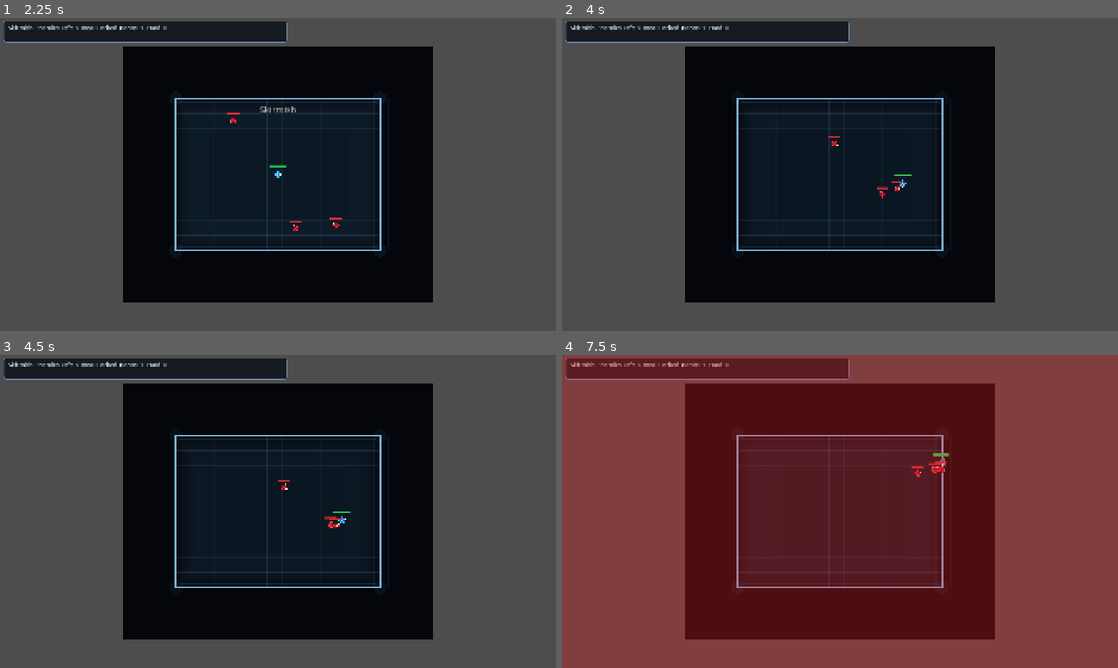
Above: before the commit, frames 1-4 (two rows, left to right).
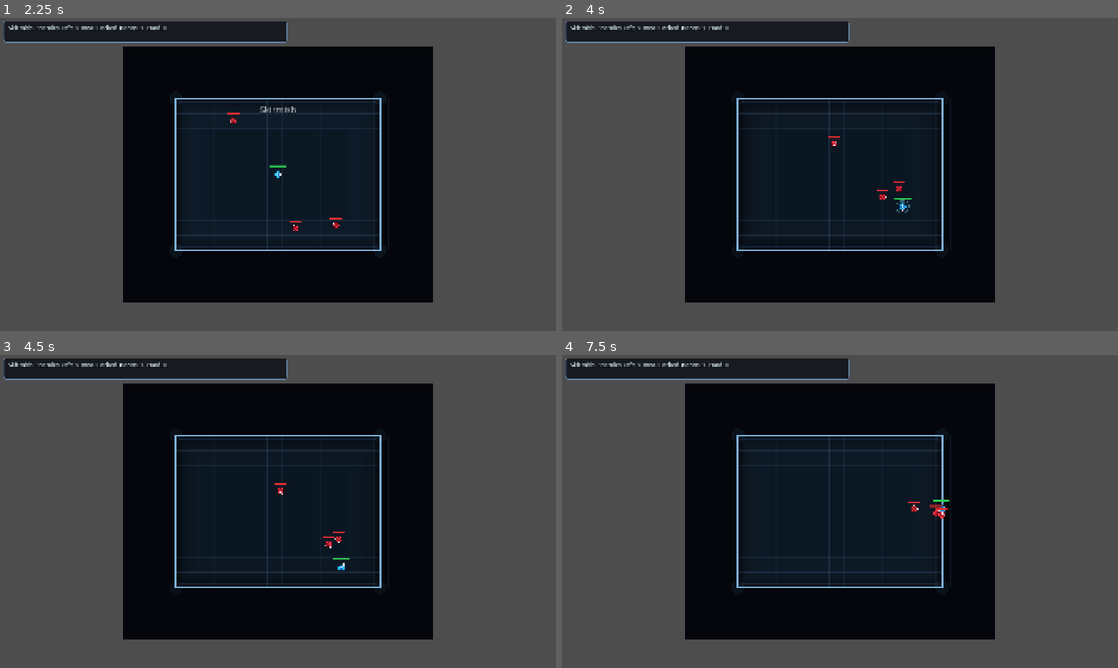
Above: after the commit, the same moments.

Repository: Excellund/AbyssalDescent
Game: Godot game, scene res://scenes/Main.tscn
Same seed, same stepped clock (60 frames per second), same inputs: the game is played once before the commit and once after it.
Inputs (mouse positions are in pixels of both pictures, inside the frame that each line leads up to):
- Up to frame 1 (2.25 s): tap A (move_left) at 0.5, 1.25, 2 s; move the mouse to (250, 237) at 0.52 s; hold W (move_up) 0.53-2.03 s; click (250, 237) at 0.6 s; tap Space (dash) at 0.8, 1.35 s; move the mouse to (444, 221) at 1.27 s; click (444, 221) at 1.55 s; move the mouse to (111, 127) at 2.02 s; hold A (move_left) from 2.03 s (still down); click (111, 127) at 2.1 s
- Up to frame 2 (4 s): tap Space (dash) at 2.3, 2.85, 3.8 s; move the mouse to (867, 174) at 2.77 s; click (867, 174) at 3.05 s; move the mouse to (756, 96) at 3.52 s; release A (move_left) at 3.53 s; hold S (move_down) from 3.53 s (still down); tap E (interact) at 3.6 s
- Up to frame 3 (4.5 s): move the mouse to (400, 495) at 4.27 s; release S (move_down) at 4.28 s; hold D (move_right) from 4.28 s (still down); click (400, 495) at 4.35 s
- Up to frame 4 (7.5 s): move the mouse to (728, 527) at 5.02 s; release D (move_right) at 5.03 s; hold W (move_up) 5.03-5.78 s; tap Space (dash) at 5.1, 6.6 s; move the mouse to (895, 442) at 5.77 s; hold D (move_right) from 5.78 s (still down); click (895, 442) at 5.85 s; move the mouse to (812, 574) at 6.52 s; move the mouse to (1006, 558) at 7.27 s; tap E (interact) at 7.35 s

Frame 1 is identical in both runs. In frame 2, 0.2% of the frame differs, in the area x 47-63%, y 38-63%; in frame 3, 0.2%; in frame 4, 100%, in the area x 0-100%, y 0-100%.

Commit message:
Add shielder slam, dash phasing & enemy clamping

Diff:
--- a/scripts/enemy_chaser.gd
+++ b/scripts/enemy_chaser.gd
@@ -40,7 +40,7 @@
 	if global_position.distance_to(target.global_position) > attack_range:
 		return
 
-	target.call("take_damage", attack_damage)
+	target.call("take_damage", attack_damage, {"source": "enemy_contact"})
 	attack_cooldown_left = attack_interval
 	attack_anim_time_left = attack_anim_duration
 	queue_redraw()
--- a/scripts/enemy_shielder.gd
+++ b/scripts/enemy_shielder.gd
@@ -1,21 +1,39 @@
 extends "res://scripts/enemy_base.gd"
 
-@export var move_speed: float = 64.0
-@export var acceleration: float = 700.0
-@export var deceleration: float = 1200.0
-@export var preferred_distance: float = 130.0
-@export var distance_tolerance: float = 35.0
-@export var attack_range: float = 45.0
-@export var attack_damage: int = 8
-@export var attack_interval: float = 1.2
-@export var shield_damage_reduction: float = 0.75
+const SLAM_STATE_IDLE := 0
+const SLAM_STATE_WINDUP := 1
+const SLAM_STATE_THUMP := 2
+const SLAM_STATE_RECOVER := 3
+
+@export var move_speed: float = 46.0
+@export var acceleration: float = 560.0
+@export var deceleration: float = 900.0
+@export var preferred_distance: float = 54.0
+@export var distance_tolerance: float = 10.0
+@export var attack_range: float = 31.0
+@export var attack_damage: int = 14
+@export var attack_interval: float = 1.05
+@export var slam_trigger_range: float = 220.0
+@export var slam_windup_time: float = 0.7
+@export var slam_thump_time: float = 0.28
+@export var slam_recover_time: float = 0.65
+@export var slam_cooldown: float = 3.4
+@export var slam_damage: int = 34
+@export var slam_radius: float = 92.0
+@export var shield_damage_reduction: float = 0.8
 @export var shield_protection_angle_degrees: float = 60.0
 @export var shield_reaim_interval: float = 0.9
 @export var shield_turn_speed: float = 0.08
 @export var shield_attack_reaim_blend: float = 0.45
-@export var shield_max_health: int = 65
+@export var shield_max_health: int = 108
+@export var body_size_scale: float = 1.22
 
 var attack_cooldown_left: float = 0.0
+var slam_cooldown_left: float = 0.0
+var slam_state: int = SLAM_STATE_IDLE
+var slam_state_time_left: float = 0.0
+var slam_direction: Vector2 = Vector2.LEFT
+var slam_hit_applied: bool = false
 var shield_facing: Vector2 = Vector2.LEFT
 var shield_target_facing: Vector2 = Vector2.LEFT
 var shield_reaim_left: float = 0.0
@@ -23,6 +41,12 @@
 func _ready() -> void:
 	max_health = shield_max_health
 	super._ready()
+	for child in get_children():
+		if child is CollisionShape2D:
+			var shape_node := child as CollisionShape2D
+			if shape_node.shape is CircleShape2D:
+				(shape_node.shape as CircleShape2D).radius = 13.0 * body_size_scale
+				break
 	if is_instance_valid(target):
 		var to_target := target.global_position - global_position
 		if to_target.length_squared() > 0.000001:
@@ -31,17 +55,34 @@
 
 func _process_behavior(delta: float) -> void:
 	_update_attack_cooldown(delta)
+	_update_slam_cooldown(delta)
 	_update_shield_reaim(delta)
 	_update_shield_facing(delta)
+
+	if slam_state == SLAM_STATE_WINDUP:
+		_process_slam_windup(delta)
+		return
+	if slam_state == SLAM_STATE_THUMP:
+		_process_slam_thump(delta)
+		return
+	if slam_state == SLAM_STATE_RECOVER:
+		_process_slam_recover(delta)
+		return
+
 	var desired_velocity := _get_desired_velocity()
 	var move_rate := acceleration if desired_velocity != Vector2.ZERO else deceleration
 	velocity = velocity.move_toward(desired_velocity, move_rate * delta)
 	move_and_slide()
+	_try_start_slam()
 	_try_attack_target()
 
 func _update_attack_cooldown(delta: float) -> void:
 	if attack_cooldown_left > 0.0:
 		attack_cooldown_left = maxf(0.0, attack_cooldown_left - delta)
+
+func _update_slam_cooldown(delta: float) -> void:
+	if slam_cooldown_left > 0.0:
+		slam_cooldown_left = maxf(0.0, slam_cooldown_left - delta)
 
 func _update_shield_reaim(delta: float) -> void:
 	if shield_reaim_left > 0.0:
@@ -77,6 +118,8 @@
 func _try_attack_target() -> void:
 	if not is_instance_valid(target):
 		return
+	if slam_state != SLAM_STATE_IDLE:
+		return
 	if attack_cooldown_left > 0.0:
 		return
 	if not target.has_method("take_damage"):
@@ -90,10 +133,80 @@
 		shield_target_facing = shield_facing.slerp(to_target.normalized(), clampf(shield_attack_reaim_blend, 0.0, 1.0))
 		shield_reaim_left = maxf(shield_reaim_left, shield_reaim_interval * 0.6)
 
-	target.call("take_damage", attack_damage)
+	target.call("take_damage", attack_damage, {"source": "enemy_contact"})
 	attack_cooldown_left = attack_interval
 	attack_anim_time_left = attack_anim_duration
 	queue_redraw()
+
+func _try_start_slam() -> void:
+	if not is_instance_valid(target):
+		return
+	if slam_state != SLAM_STATE_IDLE:
+		return
+	if slam_cooldown_left > 0.0:
+		return
+	var to_target := target.global_position - global_position
+	var target_distance := to_target.length()
+	if target_distance > slam_trigger_range:
+		return
+	if target_distance <= attack_range + 10.0:
+		return
+	if to_target.length_squared() <= 0.000001:
+		return
+	slam_direction = to_target.normalized()
+	slam_state = SLAM_STATE_WINDUP
+	slam_state_time_left = slam_windup_time
+	slam_hit_applied = false
+	velocity = Vector2.ZERO
+	visual_facing_direction = slam_direction
+	shield_target_facing = slam_direction
+	queue_redraw()
+
+func _process_slam_windup(delta: float) -> void:
+	velocity = velocity.move_toward(Vector2.ZERO, deceleration * delta)
+	move_and_slide()
+	if is_instance_valid(target):
+		var to_target := target.global_position - global_position
+		if to_target.length_squared() > 0.000001:
+			slam_direction = to_target.normalized()
+			visual_facing_direction = slam_direction
+			shield_target_facing = slam_direction
+	slam_state_time_left = maxf(0.0, slam_state_time_left - delta)
+	queue_redraw()
+	if slam_state_time_left <= 0.0:
+		slam_state = SLAM_STATE_THUMP
+		slam_state_time_left = slam_thump_time
+		slam_hit_applied = false
+		attack_anim_time_left = attack_anim_duration
+
+func _process_slam_thump(delta: float) -> void:
+	velocity = velocity.move_toward(Vector2.ZERO, deceleration * delta)
+	move_and_slide()
+	_try_apply_slam_aoe_hit()
+	slam_state_time_left = maxf(0.0, slam_state_time_left - delta)
+	queue_redraw()
+	if slam_state_time_left <= 0.0:
+		slam_state = SLAM_STATE_RECOVER
+		slam_state_time_left = slam_recover_time
+		slam_cooldown_left = slam_cooldown
+
+func _process_slam_recover(delta: float) -> void:
+	velocity = velocity.move_toward(Vector2.ZERO, deceleration * delta)
+	move_and_slide()
+	slam_state_time_left = maxf(0.0, slam_state_time_left - delta)
+	if slam_state_time_left <= 0.0:
+		slam_state = SLAM_STATE_IDLE
+
+func _try_apply_slam_aoe_hit() -> void:
+	if slam_hit_applied:
+		return
+	if not is_instance_valid(target):
+		return
+	if not target.has_method("take_damage"):
+		return
+	if global_position.distance_to(target.global_position) <= slam_radius:
+		target.call("take_damage", slam_damage, {"source": "enemy_ability", "ability": "shielder_slam"})
+		slam_hit_applied = true
 
 func take_damage(amount: int, damage_context: Dictionary = {}) -> void:
 	if amount <= 0:
@@ -124,24 +237,52 @@
 
 func _draw() -> void:
 	var attack_pulse := _get_attack_pulse()
-	var body_radius := 13.0 + attack_pulse
+	var body_radius := 13.0 * body_size_scale + attack_pulse
 	var body_color := Color(0.96, 0.68, 0.26, 0.9)
 	var core_color := Color(1.0, 0.82, 0.48, 0.8)
+	if slam_state == SLAM_STATE_WINDUP:
+		body_color = Color(1.0, 0.74, 0.3, 1.0)
+	if slam_state == SLAM_STATE_THUMP:
+		body_color = Color(1.0, 0.82, 0.38, 1.0)
+		core_color = Color(1.0, 0.9, 0.56, 0.9)
 	_draw_common_body(body_radius, body_color, core_color, visual_facing_direction)
 
+	if slam_state == SLAM_STATE_WINDUP:
+		var windup_t := 1.0 - (slam_state_time_left / slam_windup_time) if slam_windup_time > 0.0 else 1.0
+		var warning_alpha := 0.28 + windup_t * 0.45
+		draw_circle(Vector2.ZERO, slam_radius, Color(1.0, 0.44, 0.2, warning_alpha * 0.18))
+		draw_arc(Vector2.ZERO, slam_radius, 0.0, TAU, 52, Color(1.0, 0.8, 0.38, warning_alpha), 3.0)
+	if slam_state == SLAM_STATE_THUMP:
+		var thump_t := 1.0 - (slam_state_time_left / slam_thump_time) if slam_thump_time > 0.0 else 1.0
+		var shock_radius := lerpf(body_radius + 6.0, slam_radius, clampf(thump_t, 0.0, 1.0))
+		draw_circle(Vector2.ZERO, shock_radius, Color(1.0, 0.62, 0.28, 0.16))
+		draw_arc(Vector2.ZERO, shock_radius, 0.0, TAU, 52, Color(1.0, 0.9, 0.58, 0.84), 4.0)
+
+	if not _is_finite_vec2(shield_facing) or shield_facing.length_squared() <= 0.000001:
+		shield_facing = Vector2.LEFT
+
 	# Draw shield
-	var shield_arm := shield_facing * (body_radius + 12.0)
-	var shield_perp := Vector2(-shield_facing.y, shield_facing.x)
-	var shield_width := 16.0
+	var facing := shield_facing.normalized()
+	var shield_arm := facing * (body_radius + 14.0 * body_size_scale)
+	var shield_perp := Vector2(-facing.y, facing.x)
+	var shield_width := 18.0 * body_size_scale
+	var shield_left := shield_arm + shield_perp * (shield_width * 0.5)
+	var shield_right := shield_arm - shield_perp * (shield_width * 0.5)
 	var shield_points := PackedVector2Array([
 		shield_arm,
-		shield_arm + shield_perp * (shield_width * 0.5),
-		shield_arm - shield_perp * (shield_width * 0.5)
+		shield_left,
+		shield_right
 	])
-	draw_colored_polygon(shield_points, Color(0.96, 0.74, 0.34, 0.86))
+	if _is_finite_vec2(shield_arm) and _is_finite_vec2(shield_left) and _is_finite_vec2(shield_right):
+		var tri_area := absf((shield_left - shield_arm).cross(shield_right - shield_arm))
+		if tri_area > 0.001:
+			draw_colored_polygon(shield_points, Color(0.96, 0.74, 0.34, 0.86))
 
 	# Shield outline
 	var shield_outline_color := Color(1.0, 0.88, 0.6, 0.7)
-	draw_line(shield_arm + shield_perp * (shield_width * 0.5), shield_arm - shield_perp * (shield_width * 0.5), shield_outline_color, 1.4)
-	draw_line(shield_arm, shield_arm + shield_perp * (shield_width * 0.5), shield_outline_color, 1.4)
-	draw_line(shield_arm, shield_arm - shield_perp * (shield_width * 0.5), shield_outline_color, 1.4)
+	draw_line(shield_left, shield_right, shield_outline_color, 1.4)
+	draw_line(shield_arm, shield_left, shield_outline_color, 1.4)
+	draw_line(shield_arm, shield_right, shield_outline_color, 1.4)
+
+func _is_finite_vec2(v: Vector2) -> bool:
+	return is_finite(v.x) and is_finite(v.y)
--- a/scripts/player.gd
+++ b/scripts/player.gd
@@ -14,6 +14,8 @@
 @export var dash_speed: float = 600.0
 @export var dash_duration: float = 0.12
 @export var dash_cooldown: float = 0.35
+@export var dash_phase_release_duration: float = 0.1
+@export var dash_overlap_clearance_duration: float = 0.08
 @export var max_health: int = 100
 @export var attack_damage: int = 20
 @export var attack_range: float = 74.0
@@ -36,6 +38,12 @@
 var attack_lock_time_left: float = 0.0
 var attack_lock_direction: Vector2 = Vector2.RIGHT
 var attack_combo_counter: int = 0
+var dash_phasing_active: bool = false
+var dash_phase_release_left: float = 0.0
+var dash_enemy_exceptions: Dictionary = {}
+var body_radius_cache: float = 14.0
+var queued_attack_after_dash: bool = false
+var queued_attack_direction: Vector2 = Vector2.RIGHT
 var iron_skin_armor: int = 0
 var iron_skin_stacks: int = 0
 var reward_razor_wind: bool = false
@@ -54,6 +62,7 @@
 
 func _ready() -> void:
 	died.connect(_restart_current_scene)
+	body_radius_cache = _get_body_radius_for(self, 14.0)
 	upgrade_system = UPGRADE_SYSTEM_SCRIPT.new()
 	add_child(upgrade_system)
 	upgrade_system.initialize(self, null, null)
@@ -68,12 +77,13 @@
 	var direction := _read_movement_direction()
 	_update_last_move_direction(direction)
 	_update_dash_cooldown(delta)
+	_update_dash_phase_state(delta)
 	_update_attack_cooldown(delta)
 	_update_attack_lock(delta)
 	_update_attack_animation(delta)
 	_update_visual_facing_direction()
 	_try_start_dash(direction)
-	_try_attack()
+	_try_attack_input()
 
 	if _is_attack_locked():
 		velocity = Vector2.ZERO
@@ -83,6 +93,12 @@
 	if _process_active_dash(delta):
 		return
 
+	_try_consume_queued_attack()
+	if _is_attack_locked():
+		velocity = Vector2.ZERO
+		move_and_slide()
+		return
+
 	_update_ground_movement(direction, delta)
 	move_and_slide()
 
@@ -112,18 +128,41 @@
 	dash_direction = direction if direction != Vector2.ZERO else last_move_direction
 	dash_time_left = dash_duration
 	dash_cooldown_left = dash_cooldown
-
-func _try_attack() -> void:
+	dash_phase_release_left = maxf(dash_phase_release_left, dash_phase_release_duration)
+	_set_dash_phasing(true)
+
+func _try_attack_input() -> void:
 	if not Input.is_action_just_pressed("attack"):
 		return
+	if dash_time_left > 0.0:
+		queued_attack_after_dash = true
+		queued_attack_direction = _get_mouse_attack_direction()
+		return
+	_try_execute_attack(_get_mouse_attack_direction())
+
+func _try_consume_queued_attack() -> void:
+	if not queued_attack_after_dash:
+		return
+	if dash_time_left > 0.0:
+		return
+	if dash_phase_release_left > 0.0:
+		return
+	_try_execute_attack(queued_attack_direction)
+	if attack_cooldown_left > 0.0 or _is_attack_locked():
+		return
+	queued_attack_after_dash = false
+
+func _try_execute_attack(attack_direction: Vector2) -> void:
+	if _is_attack_locked():
+		return
 	if attack_cooldown_left > 0.0:
 		return
+	queued_attack_after_dash = false
 
 	attack_cooldown_left = attack_cooldown
 	attack_anim_time_left = attack_anim_duration
 	player_feedback.play_attack_swing_sound()
 
-	var attack_direction := _get_mouse_attack_direction()
 	attack_combo_counter += 1
 	var swing_color := Color(0.99, 0.96, 0.68, 0.72)
 	var execution_proc := false
@@ -135,7 +174,6 @@
 	attack_lock_direction = attack_direction
 	visual_facing_direction = attack_direction
 	velocity = Vector2.ZERO
-	dash_time_left = 0.0
 	if reward_razor_wind:
 		swing_color = Color(0.58, 0.95, 0.86, 0.82) if not execution_proc else Color(1.0, 0.58, 0.3, 0.9)
 	player_feedback.play_attack_swing_visual(attack_direction, float(melee_context["range"]), float(melee_context["arc_degrees"]), swing_color)
@@ -173,6 +211,79 @@
 	move_and_slide()
 	return true
 
+func _update_dash_phase_state(delta: float) -> void:
+	if dash_time_left > 0.0:
+		dash_phase_release_left = maxf(dash_phase_release_left, dash_phase_release_duration)
+	elif dash_phase_release_left > 0.0:
+		dash_phase_release_left = maxf(0.0, dash_phase_release_left - delta)
+
+	if dash_time_left <= 0.0 and not dash_phasing_active and _is_overlapping_enemy_body():
+		dash_phase_release_left = maxf(dash_phase_release_left, dash_overlap_clearance_duration)
+
+	var should_phase := dash_time_left > 0.0 or dash_phase_release_left > 0.0
+	_set_dash_phasing(should_phase)
+	if dash_phasing_active:
+		_sync_enemy_collision_exceptions()
+
+func _set_dash_phasing(enabled: bool) -> void:
+	if enabled == dash_phasing_active:
+		return
+	dash_phasing_active = enabled
+	if enabled:
+		_sync_enemy_collision_exceptions()
+		return
+	_clear_enemy_collision_exceptions()
+
+func _sync_enemy_collision_exceptions() -> void:
+	var seen_ids: Dictionary = {}
+	for enemy in get_tree().get_nodes_in_group("enemies"):
+		if not (enemy is PhysicsBody2D):
+			continue
+		var enemy_body := enemy as PhysicsBody2D
+		if enemy_body == self:
+			continue
+		var enemy_id := enemy_body.get_instance_id()
+		seen_ids[enemy_id] = true
+		if dash_enemy_exceptions.has(enemy_id):
+			continue
+		add_collision_exception_with(enemy_body)
+		dash_enemy_exceptions[enemy_id] = enemy_body
+
+	for enemy_id in dash_enemy_exceptions.keys():
+		if seen_ids.has(enemy_id):
+			continue
+		var existing: PhysicsBody2D = dash_enemy_exceptions[enemy_id] as PhysicsBody2D
+		if is_instance_valid(existing):
+			remove_collision_exception_with(existing)
+		dash_enemy_exceptions.erase(enemy_id)
+
+func _clear_enemy_collision_exceptions() -> void:
+	for enemy_id in dash_enemy_exceptions.keys():
+		var enemy: PhysicsBody2D = dash_enemy_exceptions[enemy_id] as PhysicsBody2D
+		if is_instance_valid(enemy):
+			remove_collision_exception_with(enemy)
+	dash_enemy_exceptions.clear()
+
+func _is_overlapping_enemy_body() -> bool:
+	for enemy_node in get_tree().get_nodes_in_group("enemies"):
+		if not (enemy_node is Node2D):
+			continue
+		var enemy_body := enemy_node as Node2D
+		var enemy_radius := _get_body_radius_for(enemy_body, 13.0)
+		var combined_radius := body_radius_cache + enemy_radius
+		if global_position.distance_to(enemy_body.global_position) < combined_radius - 0.5:
+			return true
+	return false
+
+func _get_body_radius_for(node: Node, fallback: float) -> float:
+	for child in node.get_children():
+		if not (child is CollisionShape2D):
+			continue
+		var shape_node := child as CollisionShape2D
+		if shape_node.shape is CircleShape2D:
+			return maxf(1.0, (shape_node.shape as CircleShape2D).radius)
+	return fallback
+
 func _update_ground_movement(direction: Vector2, delta: float) -> void:
 	var target_velocity := direction * max_speed
 	var applied_acceleration := _get_applied_acceleration(target_velocity)
@@ -207,8 +318,10 @@
 			visual_facing_direction = move_facing
 	queue_redraw()
 
-func take_damage(amount: int) -> void:
+func take_damage(amount: int, damage_context: Dictionary = {}) -> void:
 	if amount <= 0:
+		return
+	if dash_phasing_active and String(damage_context.get("source", "")) == "enemy_contact":
 		return
 	var reduced := maxi(1, amount - iron_skin_armor)
 	var health_before := _get_current_health()
@@ -393,6 +506,16 @@
 	var facing := visual_facing_direction if visual_facing_direction != Vector2.ZERO else Vector2.RIGHT
 	var side := Vector2(-facing.y, facing.x)
 	var aura := 0.35 + speed_t * 0.5
+	if dash_phasing_active:
+		var t := float(Time.get_ticks_msec()) * 0.001
+		var pulse := 0.5 + 0.5 * sin(t * 18.0)
+		var phase_color := Color(0.5, 1.0, 0.98, 0.24 + pulse * 0.22)
+		draw_arc(Vector2.ZERO, body_radius + 14.0 + pulse * 2.0, 0.0, TAU, 48, phase_color, 3.0)
+		var streak_dir := dash_direction if dash_direction.length_squared() > 0.000001 else facing
+		for i in range(3):
+			var offset := -streak_dir * (8.0 + float(i) * 7.0)
+			var alpha := 0.2 - float(i) * 0.05 + pulse * 0.06
+			draw_circle(offset, body_radius * (1.0 - float(i) * 0.08), Color(0.52, 1.0, 0.95, clampf(alpha, 0.04, 0.36)))
 
 	draw_circle(Vector2.ZERO, body_radius + 8.0 + speed_t * 2.0, Color(0.06, 0.24, 0.42, 0.16 + aura * 0.18))
 	draw_circle(Vector2.ZERO, body_radius + 3.4, Color(0.03, 0.06, 0.09, 0.46))
--- a/scripts/world_generator.gd
+++ b/scripts/world_generator.gd
@@ -274,6 +274,7 @@
 		return
 
 	_keep_player_inside_current_room()
+	_keep_enemies_inside_current_room()
 	_keep_player_inside_camera_view()
 	_try_use_door()
 	_update_encounter_state()
@@ -290,6 +291,17 @@
 	var half := current_room_size * 0.5
 	player.global_position.x = clampf(player.global_position.x, -half.x, half.x)
 	player.global_position.y = clampf(player.global_position.y, -half.y, half.y)
+
+func _keep_enemies_inside_current_room() -> void:
+	if current_room_size == Vector2.ZERO:
+		return
+	var half := current_room_size * 0.5
+	for enemy in get_tree().get_nodes_in_group("enemies"):
+		if not (enemy is Node2D):
+			continue
+		var enemy_body := enemy as Node2D
+		enemy_body.global_position.x = clampf(enemy_body.global_position.x, -half.x, half.x)
+		enemy_body.global_position.y = clampf(enemy_body.global_position.y, -half.y, half.y)
 
 func _keep_player_inside_camera_view() -> void:
 	if not is_instance_valid(player):
